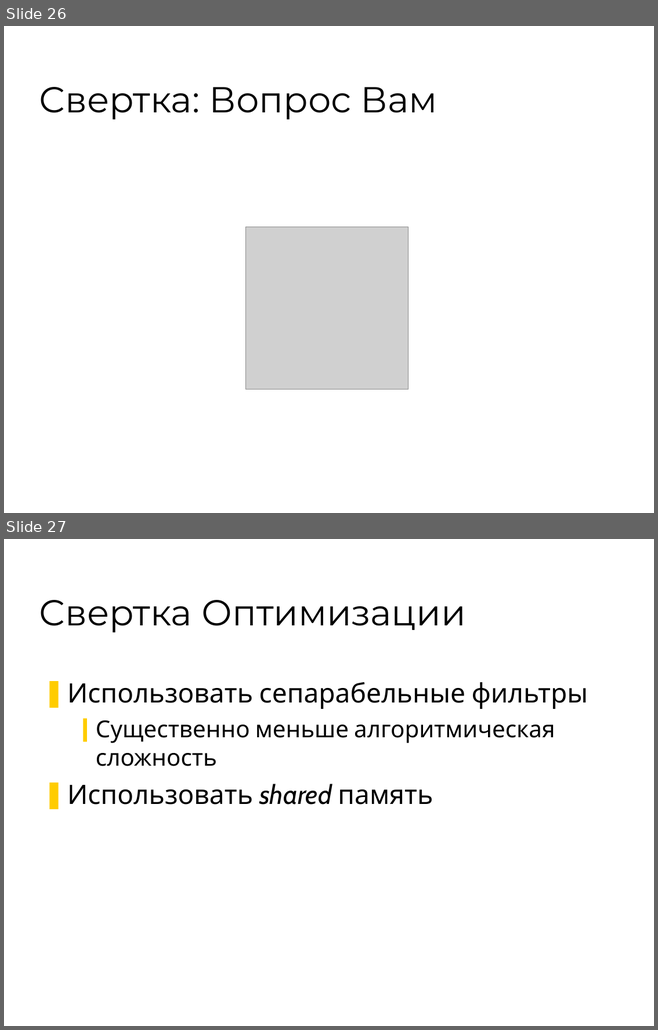
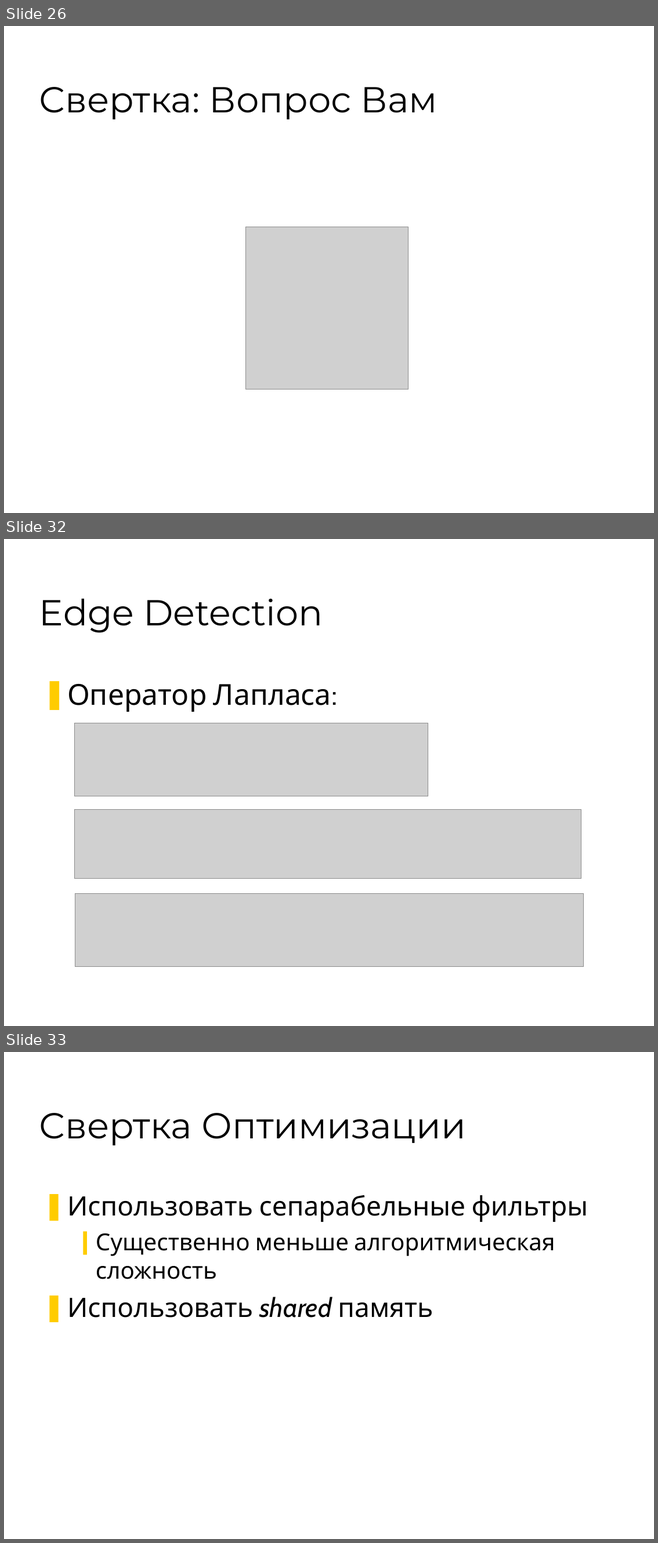
Before and after one commit to 7633/msu-cuda-course, a slide deck: Lectures/L5 24032009/Lection-5.ppt. Shown one above the other, each under a label of ours: slides 26 and 27 before the commit, slides 26, 32 and 33 after it; the slides between them are not shown. The pictures are 658x1030 and 658x1543 pixels, drawn with LibreOffice and Linux fonts; fonts in the diff are those of the drawing; grey boxes stand for pictures; background and template pictures are left out. Boxes give left, top, right and bottom in pixels: in the first picture for what was removed or moved away, otherwise in the second. Text is boxed around its words. In the diff, an @@ line names an element or a change of style, - is before the commit and + after.

```diff
--- a/Lectures/L5 24032009/Lection-5.ppt
+++ b/Lectures/L5 24032009/Lection-5.ppt
@@ slide 32 added at <box>4,539,654,1026</box>, background #FFFFFF @@
@@ title added at <box>39,599,323,633</box>, 40 pt, text #000000 @@
+Edge Detection
@@ text added at <box>67,684,331,712</box>, 32 pt, text #000000 @@
+❚ Оператор Лапласа:
@@ picture added at <box>74,723,427,795</box> @@
@@ picture added at <box>74,810,580,879</box> @@
@@ picture added at <box>75,894,583,967</box> @@
@@ what was slide 27 is now slide 33 @@
```
Also in this commit, not shown: 3 slides changed, 5 other slides added.
